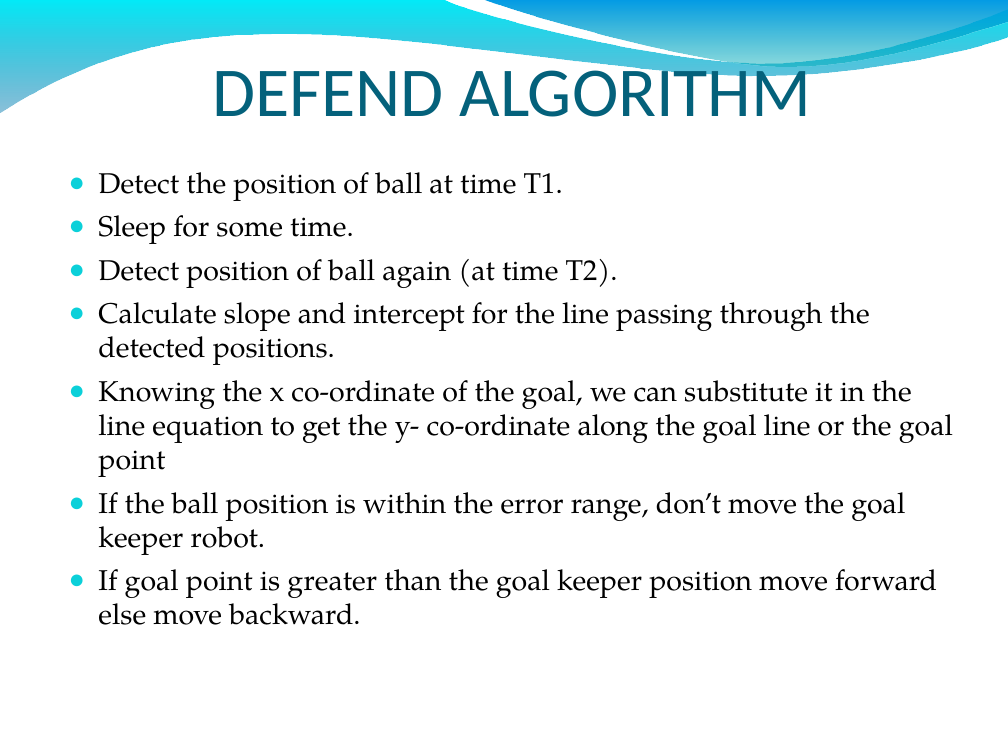
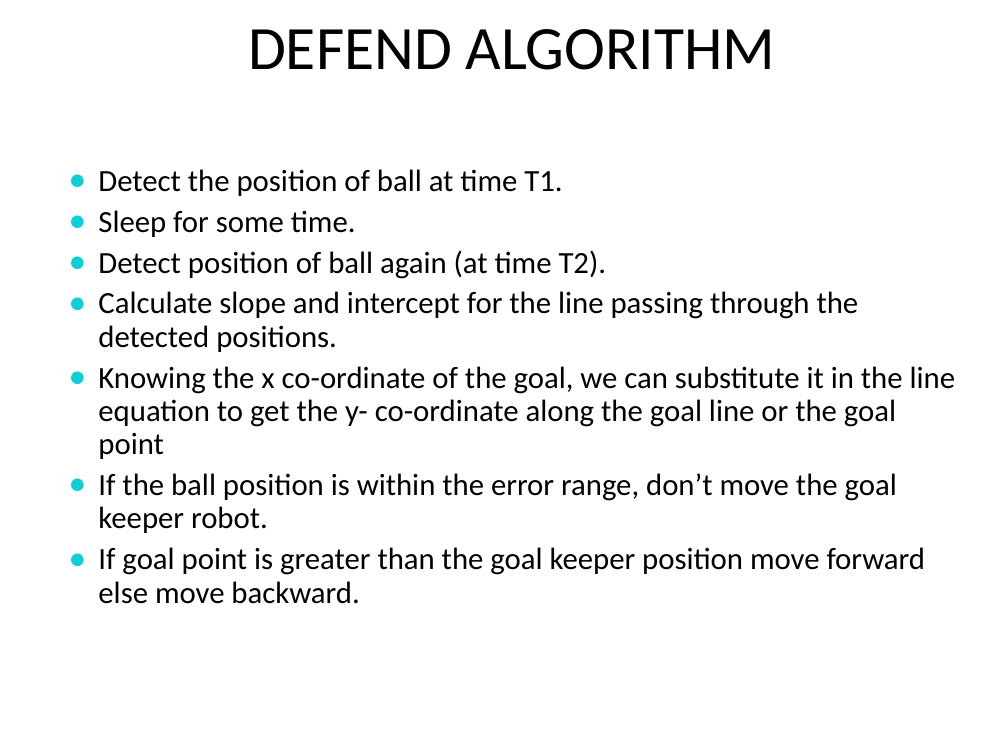
Before and after one commit to LuckySingh1/Autonomous-Soccer-Playing-Robot, a slide deck: slide 12 of Final_project_presentation.ppt. Drawn at 1008x756 pixels with LibreOffice and Linux fonts; fonts in the diff are those of the drawing; background and template pictures are left out. Boxes give left, top, right and bottom in pixels: in the first picture for what was removed or moved away, otherwise in the second. Text is boxed around its words. In the diff, an @@ line names an element or a change of style, - is before the commit and + after.

```diff
--- a/Final_project_presentation.ppt
+++ b/Final_project_presentation.ppt
@@ freeform shape removed at [0, 0, 1008, 114] @@
@@ title "DEFEND ALGORITHM" at [248, 29, 776, 70]: size 50 to 44 pt, text colour #04617B to #000000; vertical alignment bottom to middle @@
@@ freeform shape removed at [483, 0, 1008, 70] @@
@@ text "Detect the position of ball ..." at [98, 169, 956, 604]: size 20.4 to 22 pt, font TeX Gyre Pagella to Calibri; line spacing 1 to 0.9; less space between paragraphs @@
```
Also in this commit, not shown: 15 other slides changed, 1 slide added, 1 slide removed.
